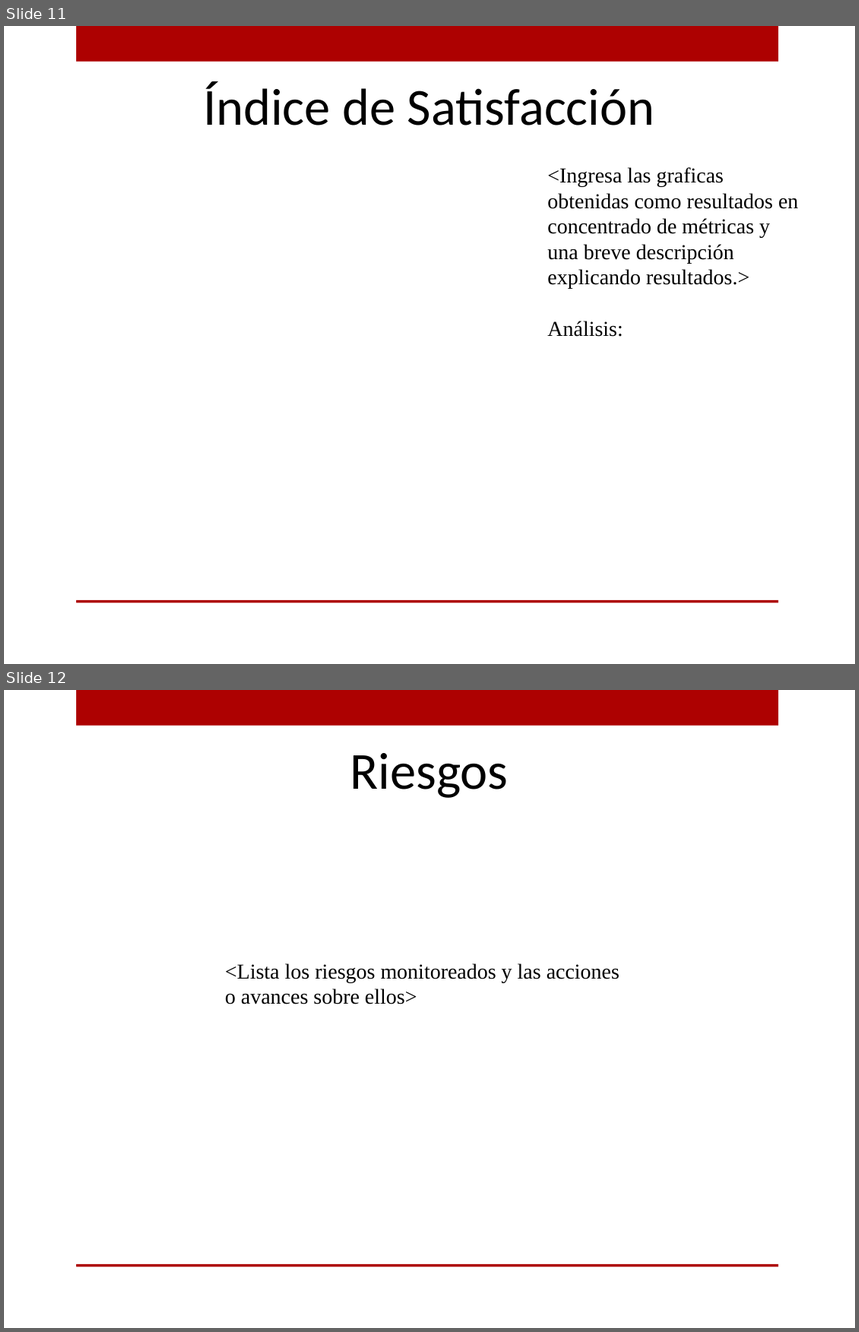
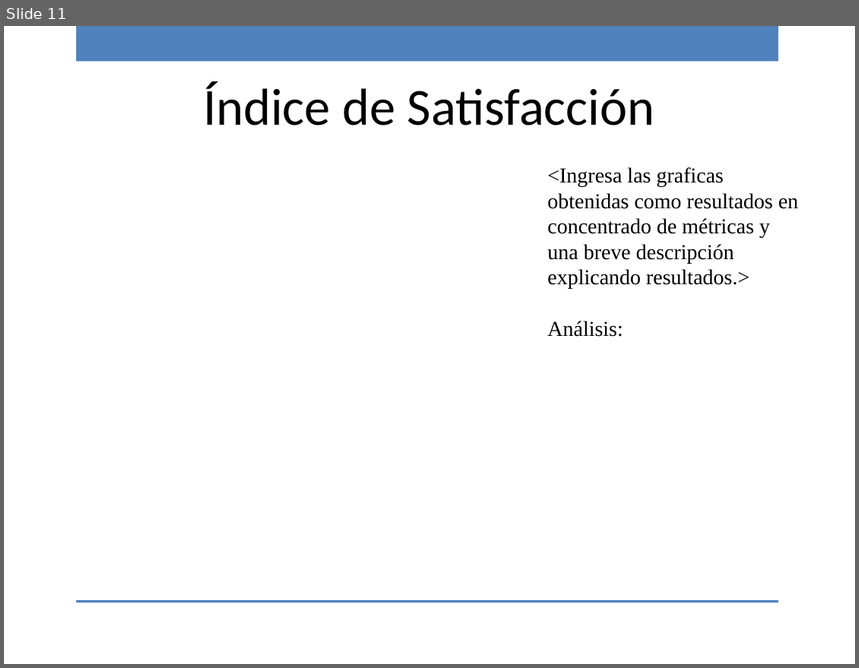
Before and after one commit to ricardo-novelasos/SOSQTP, a slide deck: Organización/Métricas y monitoreo/PTL_Reporte_monitoreo.pptx. Shown one above the other, each under a label of ours: slides 11 and 12 before the commit, slide 11 after it. The pictures are 859x1332 and 859x668 pixels, drawn with LibreOffice and Linux fonts; fonts in the diff are those of the drawing; background and template pictures are left out. Boxes give left, top, right and bottom in pixels: in the first picture for what was removed or moved away, otherwise in the second. Text is boxed around its words. In the diff, an @@ line names an element or a change of style, - is before the commit and + after.

```diff
--- a/Organización/Métricas y monitoreo/PTL_Reporte_monitoreo.pptx
+++ b/Organización/Métricas y monitoreo/PTL_Reporte_monitoreo.pptx
@@ slide 12 removed at <box>4,690,855,1328</box>, background picture (left out); not listed: 2 template elements that a slide beside it also shows @@
@@ text removed at <box>351,753,509,798</box> @@
-Riesgos
@@ text removed at <box>225,964,620,1005</box> @@
-<Lista los riesgos monitoreados y las acciones o avances sobre ellos>
@@ slide 11 changed as well @@
@@ rectangle at <box>76,26,778,62</box>: fill #AD0101 to #4F81BD @@
@@ rectangle at <box>76,601,778,603</box>: fill #AD0101 to #4F81BD @@
```
Also in this commit, not shown: 10 other slides changed.
